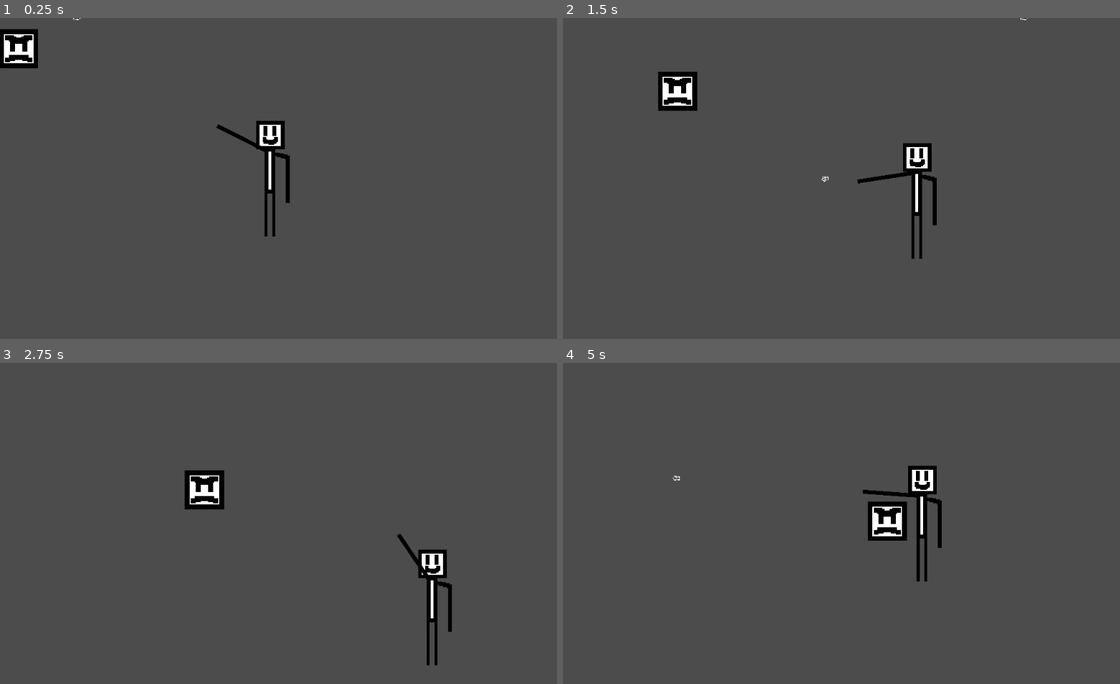
Above: before the commit, frames 1-4 (two rows, left to right).
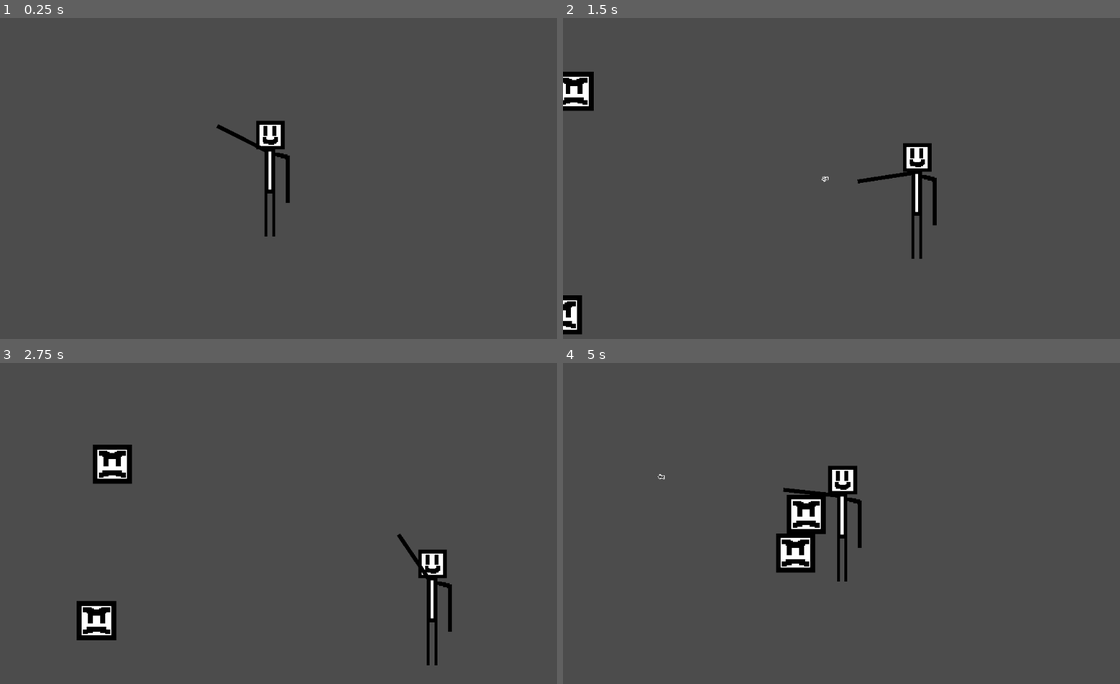
Above: after the commit, the same moments.

Repository: Fronzalo/Political_Counter
Game: Godot game, scene res://Testing grounds.tscn
Two runs of this game, one before a commit and one after it. Both use one fixed random seed, a clock stepped at 60 frames per second and the inputs below.
Inputs (mouse positions are in pixels of both pictures, inside the frame that each line leads up to):
- Up to frame 1 (0.25 s): no input
- Up to frame 2 (1.5 s): move the mouse to (975, 168) at 0.52 s; hold D (right) 0.53-1.28 s; click (975, 168) at 0.6 s; move the mouse to (735, 200) at 1.27 s; hold S (down) from 1.28 s (still down); click (735, 200) at 1.35 s
- Up to frame 3 (2.75 s): move the mouse to (345, 456) at 2.02 s; release S (down) at 2.03 s; hold D (right) from 2.03 s (still down); click (345, 456) at 2.1 s
- Up to frame 4 (5 s): move the mouse to (819, 597) at 2.77 s; release D (right) at 2.78 s; hold Up (up) 2.78-3.53 s; click (819, 597) at 2.85 s; move the mouse to (1019, 581) at 3.52 s; hold A (left) from 3.53 s (still down); click (1019, 581) at 3.6 s; move the mouse to (679, 481) at 4.27 s; click (679, 481) at 4.35 s

The runs differ from the first frame. In frame 1, 0.8% of the frame differs, in the area x 0-15%, y 0-16%; in frame 2, 2.0%; in frame 3, 2.6%; in frame 4, 4.8%, in the area x 16-68%, y 31-69%.

Commit message:
giant enemy basic
the basic enemy has been created! WOOT!

Diff:
--- a/Armcode.gd
+++ b/Armcode.gd
@@ -10,7 +10,7 @@
 
 	var look_vec = get_global_mouse_position() - global_position
 	global_rotation = atan2(look_vec.y, look_vec.x)
-	print(look_vec)
+	#print(look_vec)
 	if look_vec.x <= 0:
 		get_parent().get_node("Sprite").flip_h=true
 		position.x = neg_x
--- a/Enemy.gd
+++ b/Enemy.gd
@@ -5,7 +5,7 @@
 onready var player = get_parent().get_node("Player")
 var move = true
 
-
+var target = Vector2.ZERO
 
 func _ready():
 	add_to_group("enemies")
@@ -14,18 +14,23 @@
 
 func _physics_process(delta):
 #	velocity = position.direction_to(player.position) * speed
-	if move == true:
-		velocity = position.direction_to(player.position) * speed
-		move_and_slide(velocity)
-	else:
-		pass
+	velocity = target * speed
+	if move : move_and_slide(velocity)
 
 
 
+func _process(delta):
+	pass
+
 func _on_Go_timeout():
-	if move == false:
-		$Pause.start()
+	print("go")
+	move = true
+	target = position.direction_to(player.position)
+	$Pause.wait_time = rand_range(3,6)
+	$Pause.start()
 
 func _on_Pause_timeout():
-	if move == true:
-		$Go.start()
+	print("pause")
+	move = false
+	$Go.wait_time = rand_range(3,6)
+	$Go.start()
--- a/Enemy.tscn
+++ b/Enemy.tscn
@@ -20,8 +20,11 @@
 shape = SubResource( 1 )
 
 [node name="Pause" type="Timer" parent="."]
+one_shot = true
 
 [node name="Go" type="Timer" parent="."]
+one_shot = true
+autostart = true
 
 [connection signal="timeout" from="Pause" to="." method="_on_Pause_timeout"]
 [connection signal="timeout" from="Go" to="." method="_on_Go_timeout"]
--- a/Enemy_Spawner.gd
+++ b/Enemy_Spawner.gd
@@ -1,18 +1,19 @@
 extends Position2D
-var bullet = preload("res://projectile.tscn")
+var enemy = preload("res://Enemy.tscn")
 var can_spawn = true
 var y_spawn
 
 func _process(delta):
 	if can_spawn == true:
 		y_spawn = round(rand_range(0,600))
-		var b = bullet.instance()
-		owner.add_child(b)
-		b.position.x = -50
-		b.position.y = y_spawn
+		var e = enemy.instance()
+		owner.add_child(e)
+		e.position.x = -50
+		e.position.y = y_spawn
 		can_spawn = false
 		$Timer.start()
 
 func _on_Timer_timeout():
+	$Timer.wait_time = rand_range(10,25)
 	can_spawn = true
 	$Timer.start()
--- a/Testing grounds.tscn
+++ b/Testing grounds.tscn
@@ -1,14 +1,11 @@
-[gd_scene load_steps=4 format=2]
+[gd_scene load_steps=3 format=2]
 
 [ext_resource path="res://Player.tscn" type="PackedScene" id=1]
-[ext_resource path="res://projectile.tscn" type="PackedScene" id=2]
-[ext_resource path="res://Enemy.tscn" type="PackedScene" id=3]
+[ext_resource path="res://Enemy_Spawner.tscn" type="PackedScene" id=2]
 
 [node name="World" type="Node"]
 
-[node name="Enemy" parent="." instance=ExtResource( 3 )]
-
-[node name="projectile" parent="." instance=ExtResource( 2 )]
-
 [node name="Player" parent="." instance=ExtResource( 1 )]
 position = Vector2( 487.216, 285.656 )
+
+[node name="Enemy_Spawner" parent="." instance=ExtResource( 2 )]
